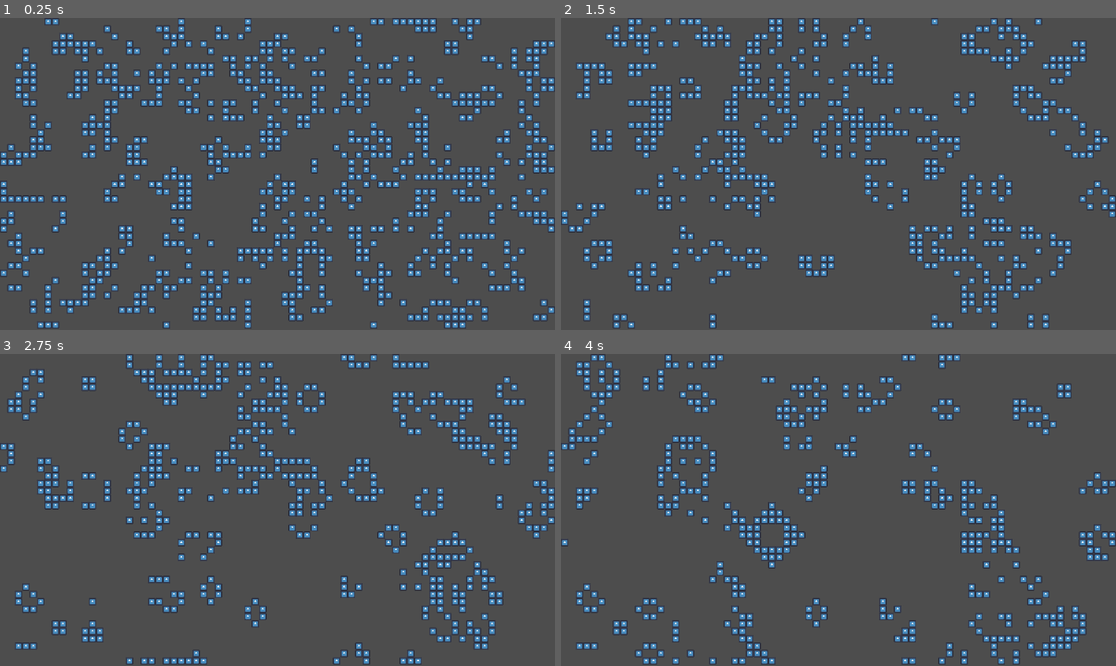
Above: before the commit, frames 1-4 (two rows, left to right).
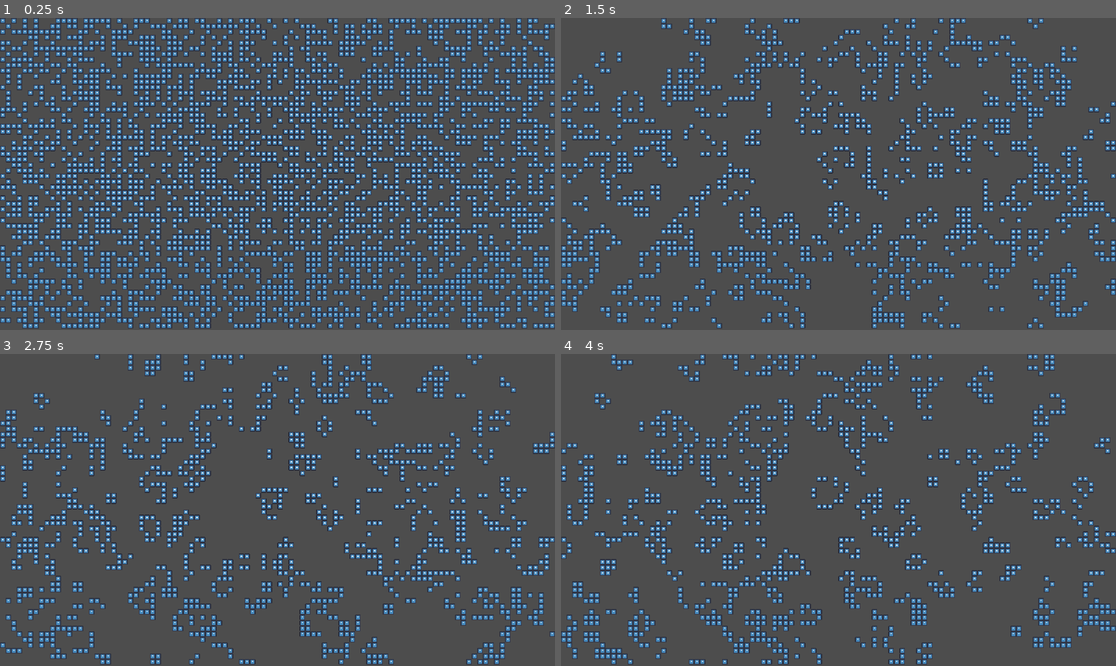
Above: after the commit, the same moments.

Repository: jdeppe-pivotal/godot-game-of-life
Game: Godot game, scene res://main.tscn
The game is run twice, just before and just after one commit, with the same random seed, the same clock (stepped at 60 frames per second) and the same inputs. The engine's default icon, where the game draws it, is replaced by a stand-in: a white triangle on a blue panel in a dark square.
Inputs (mouse positions are in pixels of both pictures, inside the frame that each line leads up to):
- Up to frame 1 (0.25 s): no input
- Up to frame 2 (1.5 s): move the mouse to (960, 158) at 0.52 s; click (960, 158) at 0.67 s; move the mouse to (727, 189) at 1.27 s; click (727, 189) at 1.42 s
- Up to frame 3 (2.75 s): move the mouse to (333, 441) at 2.02 s; click (333, 441) at 2.17 s
- Up to frame 4 (4 s): move the mouse to (810, 572) at 2.77 s; click (810, 572) at 2.92 s; move the mouse to (1005, 556) at 3.52 s; click (1005, 556) at 3.67 s

The runs differ from the first frame. In frame 1, 43% of the frame differs, in the area x 0-100%, y 0-100%; in frame 2, 25%; in frame 3, 22%; in frame 4, 20%.

Commit message:
Optimization and cleanup
Simply assign a sprite to each cell and enable/disable as appropriate
for each generation. This does all object creation up front and avoids
the need to create anything else while running.

Diff:
--- a/cell.tscn
+++ b/cell.tscn
@@ -2,8 +2,6 @@
 
 [ext_resource type="Texture2D" uid="uid://dxc3eqxbxooqw" path="res://icon.svg" id="1_cwsuq"]
 
-[node name="cell" type="Node2D"]
-
-[node name="Sprite2D" type="Sprite2D" parent="."]
+[node name="cell" type="Sprite2D"]
 texture = ExtResource("1_cwsuq")
 centered = false
--- a/main.gd
+++ b/main.gd
@@ -7,33 +7,36 @@
 var screen_size : Vector2
 var sprite_size : Vector2
 var cells = []
-var t_cells = []
+var cell_bitmap_1 = []
+var cell_bitmap_2 = []
 var rows
 var columns
-var generate = false
-var iteration = 0
 
 
 func _ready():
 	DisplayServer.window_set_mode(DisplayServer.WINDOW_MODE_MAXIMIZED)
 
-	var t_cell = cell.instantiate()
-	var t_sprite : Sprite2D = t_cell.get_child(0)
-	sprite_size = t_sprite.texture.get_size()
+	# Instantiate the cell to get its size and figure out how many fit on the screen
+	var t_cell : Sprite2D  = cell.instantiate()
+	sprite_size = t_cell.texture.get_size()
 	screen_size = get_tree().get_root().size
 	rows = screen_size.y / (sprite_size.y * scaling)
 	columns = screen_size.x / (sprite_size.x * scaling)
+	t_cell.queue_free()
 
+	# Initialize all of the structures
 	for y in range(rows):
 		cells.append([])
 		cells[y].resize(columns)
-		t_cells.append([])
-		t_cells[y].resize(columns)
+		cell_bitmap_1.append([])
+		cell_bitmap_1[y].resize(columns)
+		cell_bitmap_2.append([])
+		cell_bitmap_2[y].resize(columns)
 		for x in range(columns):
-			cells[y][x] = randi_range(0, 1)
-			t_cells[y][x] = 0
+			cell_bitmap_1[y][x] = randi_range(0, 1)
+			cell_bitmap_2[y][x] = 0
 
-	add_child(draw_life(cells))
+	add_child(flood_all_cells(cells))
 
 	var timer := Timer.new()
 	timer.wait_time = 1.0 / speed
@@ -42,69 +45,59 @@
 	timer.start()
 
 
-func draw_life(c : Array) -> Node2D:
+func flood_all_cells(c : Array) -> Node2D:
 	var node = Node2D.new()
 	node.scale = Vector2(scaling, scaling)
-	node.set_name("Generation_" + str(iteration))
-	iteration += 1
+	node.set_name("Cells")
 
 	for y in range(c.size()):
 		for x in range(c[y].size()):
-			if c[y][x] == 1:
-				var t_cell = cell.instantiate()
-				t_cell.position = Vector2(x * sprite_size.x, y * sprite_size.y)
-				node.add_child(t_cell)
+			var t_cell = cell.instantiate()
+			t_cell.position = Vector2(x * sprite_size.x, y * sprite_size.y)
+			node.add_child(t_cell)
+			cells[y][x] = t_cell
 
 	return node
 
 
-func print_cells(c1 : Array, c2 : Array):
-	for i in range(c1.size()):
-		print(c1[i],  "  ", c2[i])
-
-
 #func _process(delta):
-#	if iteration > 0:
-#		do_next_generation()
+#	do_next_generation()
 
 
 func do_next_generation():
-	var next_gen = next_generation(cells)
+	next_generation(cell_bitmap_1, cell_bitmap_2)
 
-	var gen = get_node("Generation_" + str(iteration - 1))
-	gen.queue_free()
+	set_cells_from_bitmap(cell_bitmap_1)
 
-	add_child(draw_life(next_gen))
+	var swap = cell_bitmap_2
+	cell_bitmap_2 = cell_bitmap_1
+	cell_bitmap_1 = swap
 
-	var swap = cells
-	cells = next_gen
-	t_cells = swap
+
+func set_cells_from_bitmap(c : Array):
+	for y in range(c.size()):
+		for x in range(c[y].size()):
+			if c[y][x] == 1:
+				cells[y][x].visible = true
+			else:
+				cells[y][x].visible = false
 
 
 func _input(event):
 	if event is InputEventMouseButton and event.is_pressed():
-		generate = true
+		do_next_generation()
 
 
-func next_generation(c : Array) -> Array:
-#	var t_cells = []
-#	for y in range(c.size()):
-#		t_cells.append([])
-#		t_cells[y].resize(c[y].size())
-#		for x in range(c[y].size()):
-#			t_cells[y][x] = 0
-
-	for y in range(c.size()):
-		for x in range(c[y].size()):
-			var n = neighbors(c, y, x)
-			if cells[y][x] == 1 && (n == 2 || n == 3):
-				t_cells[y][x] = 1
-			elif cells[y][x] == 0 && n == 3:
-				t_cells[y][x] = 1
+func next_generation(c1 : Array, c2 : Array):
+	for y in range(c1.size()):
+		for x in range(c1[y].size()):
+			var n = neighbors(c1, y, x)
+			if c1[y][x] == 1 && (n == 2 || n == 3):
+				c2[y][x] = 1
+			elif c1[y][x] == 0 && n == 3:
+				c2[y][x] = 1
 			else:
-				t_cells[y][x] = 0
-
-	return t_cells
+				c2[y][x] = 0
 
 
 func neighbors(c : Array, y : int, x : int) -> int:
--- a/main.tscn
+++ b/main.tscn
@@ -4,5 +4,5 @@
 
 [node name="main" type="Node2D"]
 script = ExtResource("1_juj0p")
-scaling = 0.2
-speed = 10.0
+scaling = 0.15
+speed = 5.0
